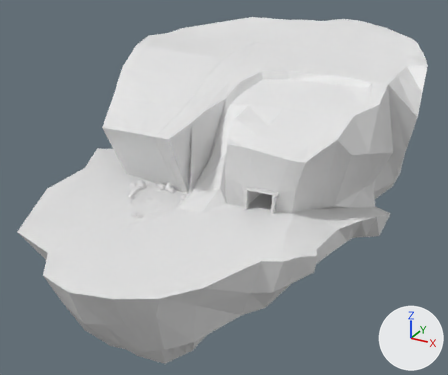
A saved change to the Blender file modelagem-casa.blend.
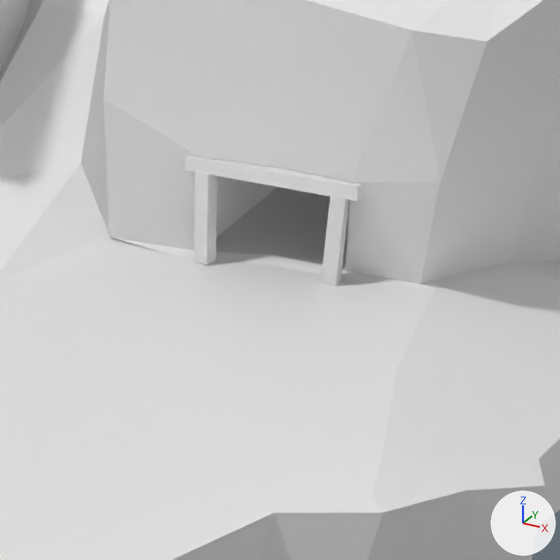
Each version is shown whole from a 50 mm camera at (46.2, -97.6, 44.4) aimed at (-0.6, -12.4, 1.8), then close up on the part from 45% to 72% of the width and 41% to 72% of the height. The lights are fixed; the arrows at lower right show +X, +Y and +Z.

The older version as bpy lines, for what is in view:
```python
me_cube_005 = bpy.data.meshes.new('Cube.005')
me_cube_005.from_pydata(...)  # 831 vertices, 825 faces; spans x -3.45..2.66, y -4.57..5.35, z -1.19..3.3
# before: 819 (1.25, -1.39, 1.39), 820 (1.26, -1.44, 1.39), 821 (1.2, -1.39, 1.39), 822 (1.21, -1.45, 1.39)
ob_ilha_principal = bpy.data.objects.new('Ilha-Principal', me_cube_005)
ob_ilha_principal.location = (3.98, -14.38, -5.78)
ob_ilha_principal.scale = (9.08, 9.08, 9.08)
```
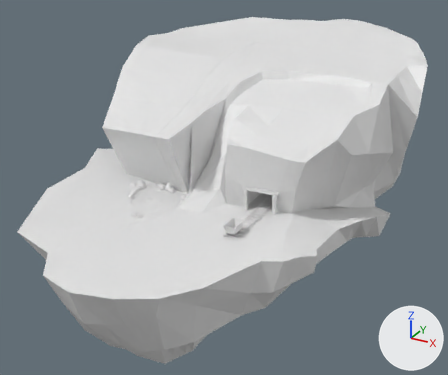
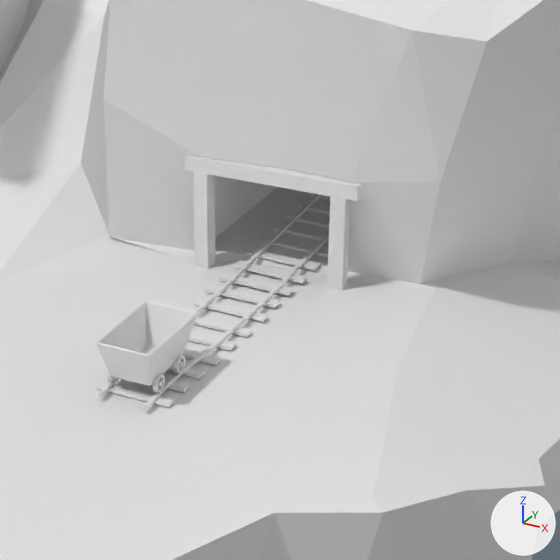
Pixel boxes [x1, y1, x2, y2] of what changed, in the close-ups (560 x 560 px; the box of a moved part takes in the faces that stretch with it):
'Trilho', added: after [96, 193, 330, 409]
'Cube.001', added: after [96, 300, 198, 392]
part 1 of me_cube_005, moved or reshaped: before [194, 171, 217, 265]; after [193, 171, 215, 269]
part 2 of me_cube_005, moved or reshaped: before [321, 196, 350, 286]; after [327, 195, 350, 290]

Diff of the bpy script that builds the scene:
```diff
--- a/modelagem-casa.blend.py
+++ b/modelagem-casa.blend.py
@@ me_cube_005 @@
 me_cube_005.from_pydata(...)  # 831 vertices, 825 faces; spans x -3.45..2.66, y -4.57..5.35, z -1.19..3.3
 # used by ob_ilha_principal; location = (3.98, -14.38, -5.78); scale = (9.08, 9.08, 9.08)
+# me_cube_005 part 1: the loose piece of 8 vertices spanning x 0.79..0.86, y -1.55..-1.46, z 1.41..1.75 is multiplied about its middle by the matrix ((0.992, -0.095, -0.059), (0.099, 0.991, 0.06), (0.053, -0.066, 0.994)), then moved by (0.0, -0.01, 0.0)
+# me_cube_005 part 2
+for i in [*range(819, 823)]: me_cube_005.vertices[i].co += Vector((0.03, -0.02, 0.0))
@@ me_cube_020 @@
+me_cube_020.from_pydata(...)  # 188 vertices, 210 faces; spans x 2.78..4.43, y 4.81..7.69, z -1.71..-0.23
@@ me_cube_019 @@
+me_cube_019.from_pydata(...)  # 473 vertices, 422 faces; spans x -13.0..-1.7, y -10.9..65.9, z -5.2..-4.1
@@ ob_cube_001 @@
+ob_cube_001 = bpy.data.objects.new('Cube.001', me_cube_020)
+ob_cube_001.location = (9.92, -41.69, 9.07)
@@ ob_trilho @@
+ob_trilho = bpy.data.objects.new('Trilho', me_cube_019)
+ob_trilho.location = (15.78, -33.92, 8.6)
+ob_trilho.scale = (0.281, 0.281, 0.281)
```
